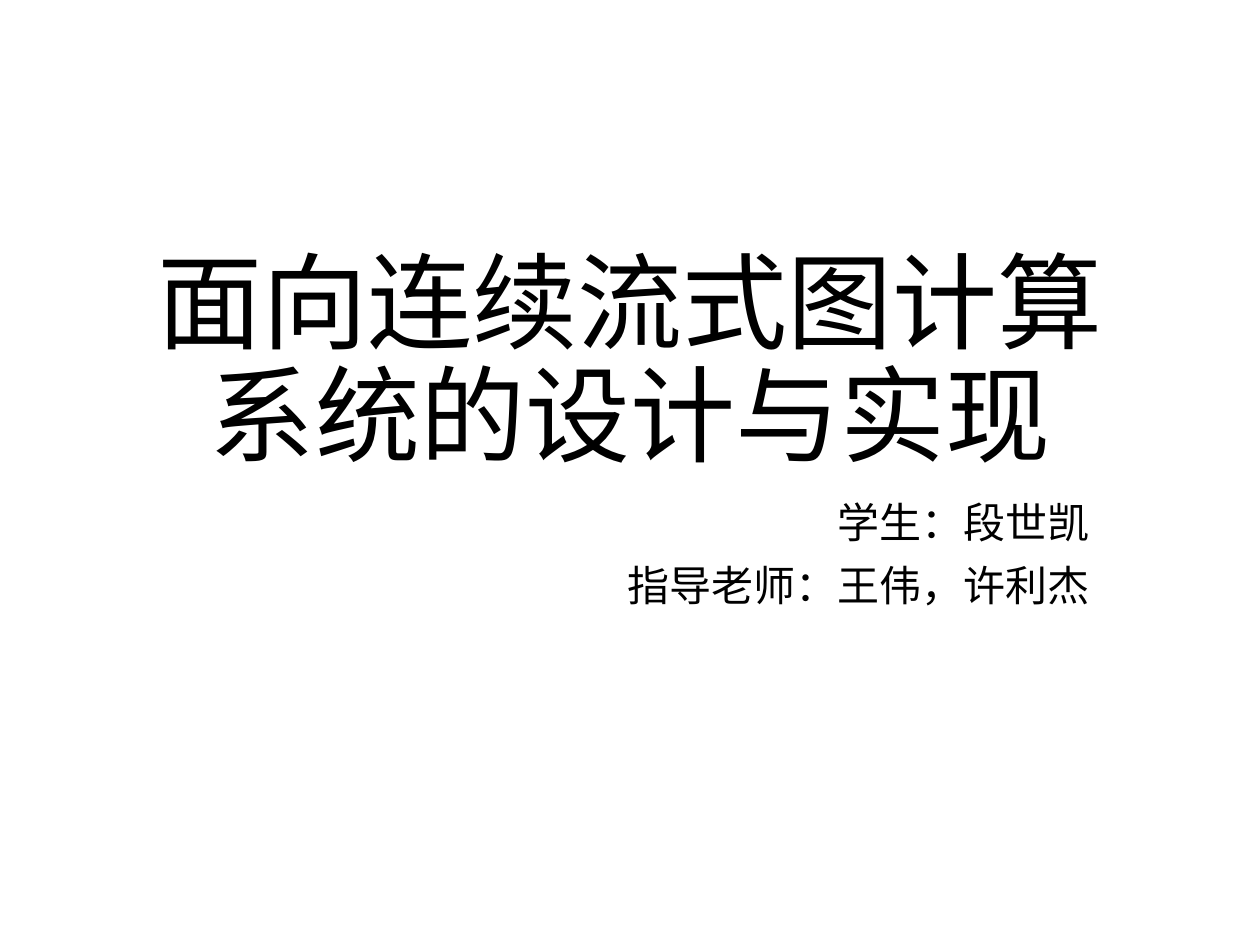
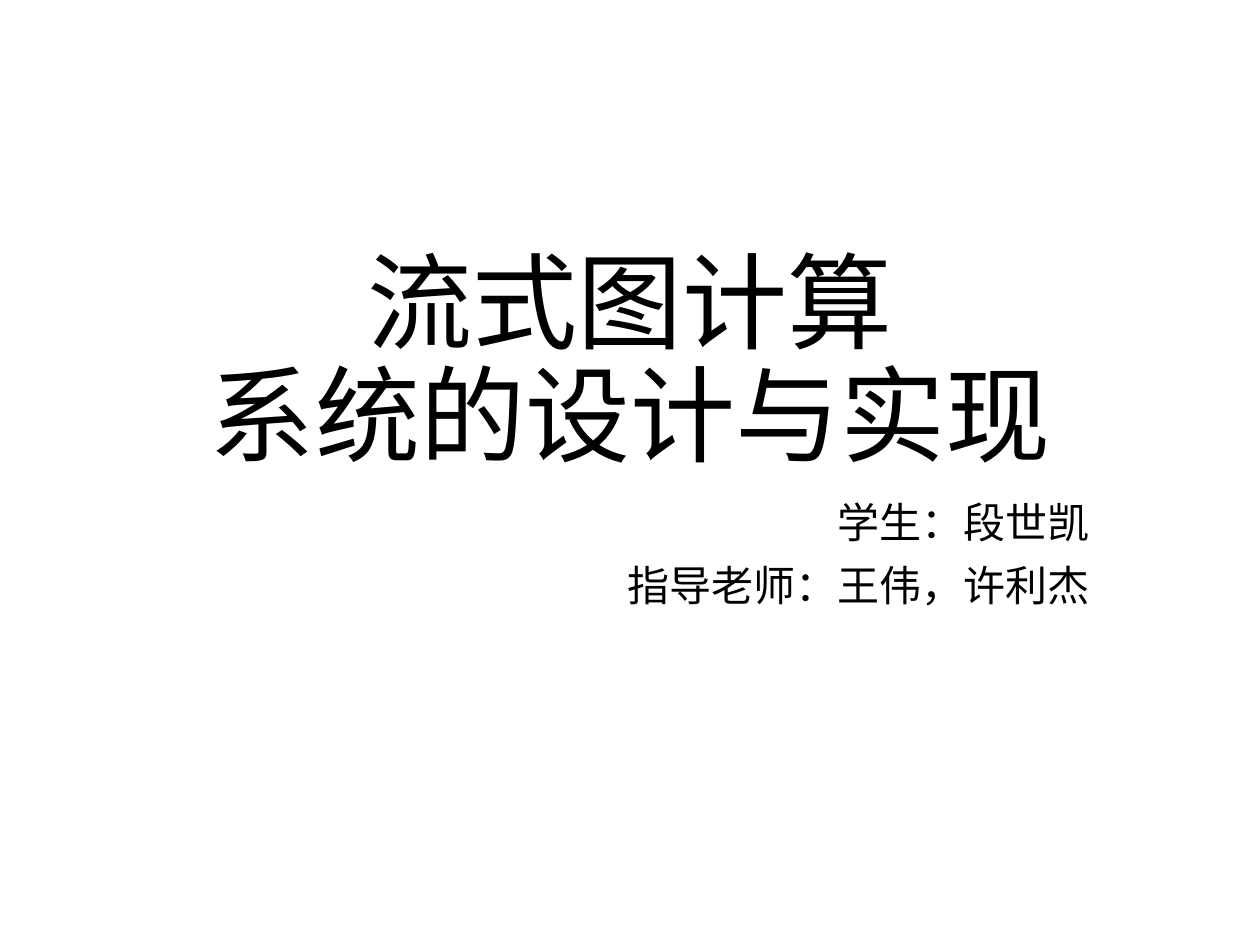
Before and after one commit to DuanSky22/GraduationThesis, a slide deck: slide 1 of post-graduate paper/中期汇报-段世凯-v3.0.pptx. Drawn at 1260x945 pixels with LibreOffice and Linux fonts; fonts in the diff are those of the drawing. Boxes give left, top, right and bottom in pixels: in the first picture for what was removed or moved away, otherwise in the second. Text is boxed around its words. In the diff, an @@ line names an element or a change of style, - is before the commit and + after.

```diff
--- a/post-graduate paper/中期汇报-段世凯-v3.0.pptx
+++ b/post-graduate paper/中期汇报-段世凯-v3.0.pptx
@@ title at (210,252,1050,463): text changed @@
-面向连续流式图计算
-系统的设计与实现
+流式图计算
+系统的设计与实现
```
Also in this commit, not shown: 23 other slides changed, 7 slides added, 5 slides removed, 15 other files.
